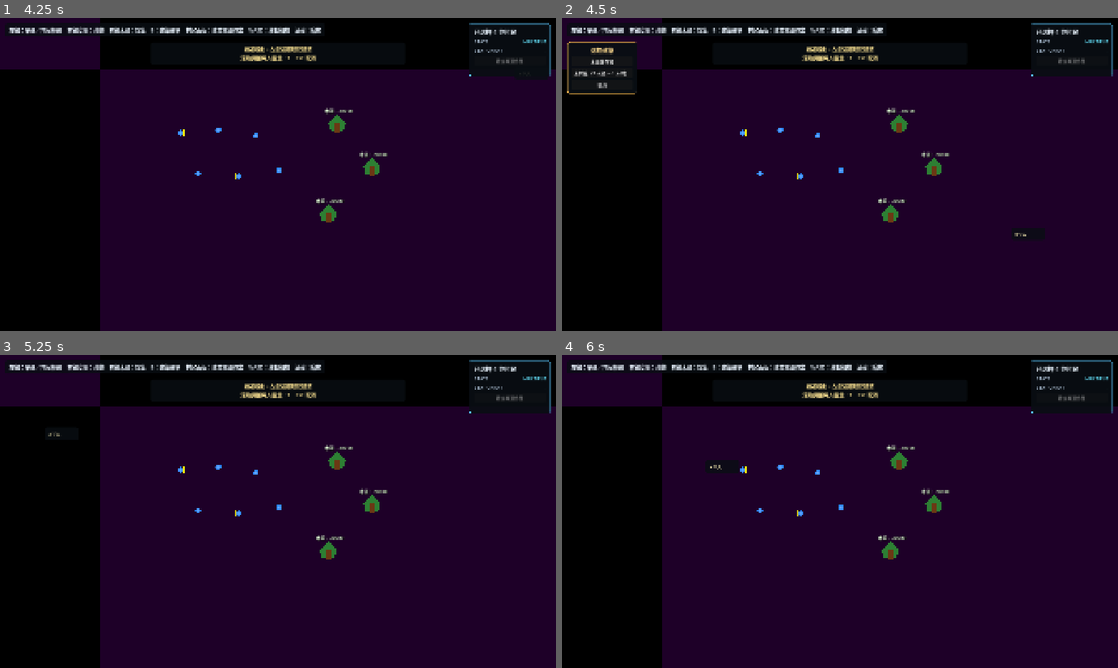
Above: before the commit, frames 1-4 (two rows, left to right).
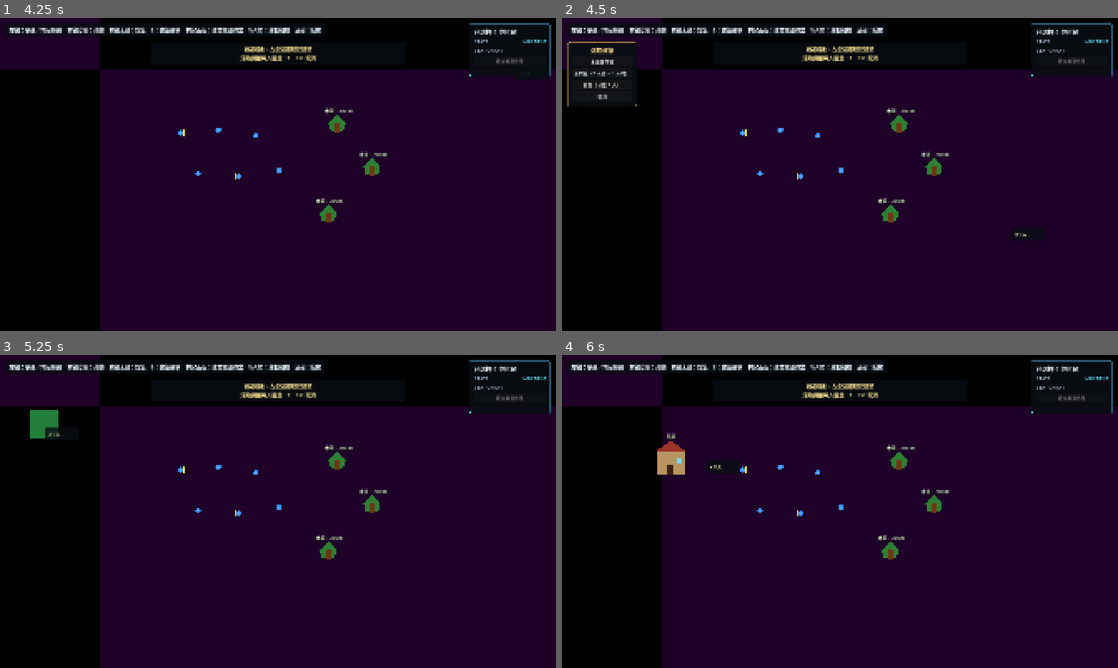
Above: after the commit, the same moments.

Repository: quittingjack/production_v3
Game: Godot game, scene res://scenes/main.tscn
The game is run twice, just before and just after one commit, with the same random seed, the same clock (stepped at 60 frames per second) and the same inputs.
Inputs (mouse positions are in pixels of both pictures, inside the frame that each line leads up to):
- Up to frame 1 (4.25 s): tap Enter at 0.5, 2.75 s; move the mouse to (400, 158) at 0.52 s; tap S (camera_down) at 0.6 s; click (400, 158) at 0.67 s; tap Space at 1.25 s; drag from (166, 190) to (250, 237) at 1.27 s; move the mouse to (333, 105) at 2.02 s; tap D (camera_right) at 2.1 s; click (333, 105) at 2.17 s; drag from (250, 237) to (111, 127) at 2.77 s; click "建立搬運作業" at 3.5 s
- Up to frame 2 (4.5 s): tap Space at 4.25 s; move the mouse to (1006, 221) at 4.27 s; tap B at 4.35 s; click (1006, 221) at 4.42 s
- Up to frame 3 (5.25 s): click (38, 420) at 5 s, where only the run after the commit has a clickable "房屋（可住 1 人）"
- Up to frame 4 (6 s): tap Enter at 5.75 s; drag from (673, 464) to (756, 433) at 5.77 s

Frame 1 is identical in both runs. In frame 2, 0.2% of the frame differs, in the area x 0-14%, y 20-29%; in frame 3, 0.4%; in frame 4, 0.5%, in the area x 17-23%, y 24-39%.

Commit message:
Add immigration mechanics with house integration and testing

Diff:
--- /dev/null
+++ b/scenes/house.tscn
@@ -0,0 +1,50 @@
+[gd_scene format=3]
+
+[ext_resource type="Script" path="res://scripts/house.gd" id="1_house"]
+
+[sub_resource type="RectangleShape2D" id="RectangleShape2D_house"]
+size = Vector2(96, 96)
+
+[node name="House" type="Node2D" groups=["buildings"]]
+script = ExtResource("1_house")
+obstacle_size = Vector2(32, 32)
+interaction_range_multiplier = 2.0
+
+[node name="Body" type="Polygon2D" parent="."]
+color = Color(0.72, 0.58, 0.38, 1)
+polygon = PackedVector2Array(-48, -32, 48, -32, 48, 48, -48, 48)
+
+[node name="Roof" type="Polygon2D" parent="."]
+z_index = 1
+color = Color(0.62, 0.2, 0.16, 1)
+polygon = PackedVector2Array(-56, -32, 0, -72, 56, -32)
+
+[node name="Door" type="Polygon2D" parent="."]
+z_index = 1
+color = Color(0.24, 0.13, 0.07, 1)
+polygon = PackedVector2Array(-11, 12, 11, 12, 11, 48, -11, 48)
+
+[node name="Window" type="Polygon2D" parent="."]
+z_index = 1
+color = Color(0.5, 0.82, 0.92, 1)
+polygon = PackedVector2Array(20, -12, 38, -12, 38, 8, 20, 8)
+
+[node name="StatusLabel" type="Label" parent="."]
+z_index = 2
+offset_left = -48.0
+offset_top = -100.0
+offset_right = 48.0
+offset_bottom = -76.0
+theme_override_colors/font_color = Color(0.92, 1, 0.82, 1)
+theme_override_colors/font_shadow_color = Color(0, 0, 0, 0.9)
+theme_override_constants/shadow_offset_x = 1
+theme_override_constants/shadow_offset_y = 1
+theme_override_font_sizes/font_size = 16
+text = "空屋"
+horizontal_alignment = 1
+
+[node name="StaticBody2D" type="StaticBody2D" parent="."]
+collision_layer = 2
+
+[node name="CollisionShape2D" type="CollisionShape2D" parent="StaticBody2D"]
+shape = SubResource("RectangleShape2D_house")
--- a/scenes/main.tscn
+++ b/scenes/main.tscn
@@ -6,6 +6,7 @@
 [ext_resource type="Script" uid="uid://vd6mjevw2eis" path="res://scripts/building_manager.gd" id="4_building"]
 [ext_resource type="PackedScene" uid="uid://b446t2rotidpl" path="res://scenes/wood_resource.tscn" id="5_resource"]
 [ext_resource type="Script" uid="uid://he8omt5eoimf" path="res://scripts/selected_villager_ui.gd" id="6_villager_ui"]
+[ext_resource type="Script" path="res://scripts/immigration_manager.gd" id="7_immigration"]
 
 [sub_resource type="PlaceholderTexture2D" id="PlaceholderTexture2D_sugp2"]
 
@@ -126,6 +127,13 @@
 z_index = 20
 script = ExtResource("4_building")
 
+[node name="ImmigrationManager" type="Node" parent="."]
+script = ExtResource("7_immigration")
+villager_scene = ExtResource("1_0wfyh")
+villagers_path = NodePath("../Villagers")
+building_manager_path = NodePath("../BuildingManager")
+notification_label_path = NodePath("../Interface/ImmigrationNotification")
+
 [node name="Interface" type="CanvasLayer" parent="." unique_id=1838611413]
 
 [node name="Help" type="Label" parent="Interface" unique_id=255283850]
@@ -166,12 +174,29 @@
 theme_override_styles/normal = SubResource("StyleBoxFlat_help")
 text = "x1/人"
 
+[node name="ImmigrationNotification" type="Label" parent="Interface"]
+visible = false
+anchors_preset = 10
+anchor_right = 1.0
+offset_left = 620.0
+offset_top = 18.0
+offset_right = -620.0
+offset_bottom = 62.0
+grow_horizontal = 2
+mouse_filter = 2
+theme_override_colors/font_color = Color(1, 0.9, 0.58, 1)
+theme_override_font_sizes/font_size = 20
+theme_override_styles/normal = SubResource("StyleBoxFlat_help")
+text = "新移民"
+horizontal_alignment = 1
+vertical_alignment = 1
+
 [node name="BuildingMenu" type="PanelContainer" parent="Interface"]
 visible = false
 offset_left = 18.0
 offset_top = 82.0
 offset_right = 260.0
-offset_bottom = 262.0
+offset_bottom = 306.0
 theme_override_styles/panel = SubResource("StyleBoxFlat_building_menu")
 
 [node name="MenuContent" type="VBoxContainer" parent="Interface/BuildingMenu"]
@@ -192,6 +217,10 @@
 [node name="FactoryButton" type="Button" parent="Interface/BuildingMenu/MenuContent"]
 layout_mode = 2
 text = "木材廠（5 木頭 → 1 木材）"
+
+[node name="HouseButton" type="Button" parent="Interface/BuildingMenu/MenuContent"]
+layout_mode = 2
+text = "房屋（可住 1 人）"
 
 [node name="CancelButton" type="Button" parent="Interface/BuildingMenu/MenuContent"]
 layout_mode = 2
--- a/scripts/building_manager.gd
+++ b/scripts/building_manager.gd
@@ -1,7 +1,10 @@
 extends Node2D
+
+signal building_placed(building: Node2D)
 
 const BUILDING_SCENE := preload("res://scenes/building.tscn")
 const FACTORY_SCENE := preload("res://scenes/factory.tscn")
+const HOUSE_SCENE := preload("res://scenes/house.tscn")
 const BUILDING_SIZE := Vector2(96.0, 96.0)
 const FACTORY_SIZE := Vector2(128.0, 96.0)
 const GRID_SIZE := 32.0
@@ -16,6 +19,7 @@
 @onready var building_menu: PanelContainer = $"../Interface/BuildingMenu"
 @onready var storage_button: Button = $"../Interface/BuildingMenu/MenuContent/StorageButton"
 @onready var factory_button: Button = $"../Interface/BuildingMenu/MenuContent/FactoryButton"
+@onready var house_button: Button = $"../Interface/BuildingMenu/MenuContent/HouseButton"
 @onready var cancel_button: Button = $"../Interface/BuildingMenu/MenuContent/CancelButton"
 
 var _is_placing := false
@@ -34,6 +38,9 @@
 	)
 	factory_button.pressed.connect(
 		_start_placement.bind(FACTORY_SCENE, FACTORY_SIZE)
+	)
+	house_button.pressed.connect(
+		_start_placement.bind(HOUSE_SCENE, BUILDING_SIZE)
 	)
 	cancel_button.pressed.connect(_close_building_menu)
 	_rebuild_navigation()
@@ -125,6 +132,7 @@
 	buildings.add_child(building)
 	_cancel_placement()
 	_rebuild_navigation()
+	building_placed.emit(building)
 
 
 func request_navigation_rebuild() -> void:
--- /dev/null
+++ b/scripts/house.gd
@@ -0,0 +1,28 @@
+class_name House
+extends InteractionSlotHost
+
+var _resident: Villager
+
+
+func _ready() -> void:
+	super._ready()
+	add_to_group(&"houses")
+	_update_status_label()
+
+
+func is_vacant() -> bool:
+	return not is_instance_valid(_resident)
+
+
+func assign_villager(villager: Villager) -> void:
+	if not is_vacant() or not is_instance_valid(villager):
+		return
+	_resident = villager
+	_update_status_label()
+
+
+func _update_status_label() -> void:
+	var status_label := get_node_or_null("StatusLabel") as Label
+	if not status_label:
+		return
+	status_label.text = "空屋" if is_vacant() else "已入住"
--- /dev/null
+++ b/scripts/immigration_manager.gd
@@ -0,0 +1,116 @@
+class_name ImmigrationManager
+extends Node
+
+@export var immigration_interval := 60.0
+@export var minimum_immigrants := 1
+@export var maximum_immigrants := 5
+@export var entrance_position := Vector2(-1280.0, 320.0)
+@export var spawn_spacing := 48.0
+@export var confirmation_duration := 3.0
+@export var villager_scene: PackedScene
+@export var villagers_path: NodePath
+@export var building_manager_path: NodePath
+@export var notification_label_path: NodePath
+
+@onready var villagers: Node2D = get_node(villagers_path)
+@onready var building_manager: Node = get_node(building_manager_path)
+@onready var notification_label: Label = get_node(notification_label_path)
+
+var _time_until_next_wave := 0.0
+var _waiting_immigrants := 0
+var _confirmation_time_left := 0.0
+var _random := RandomNumberGenerator.new()
+
+
+func _ready() -> void:
+	_random.randomize()
+	_time_until_next_wave = maxf(immigration_interval, 0.0)
+	notification_label.hide()
+	building_manager.building_placed.connect(_on_building_placed)
+
+
+func _process(delta: float) -> void:
+	if _waiting_immigrants > 0:
+		_try_accept_waiting_immigrants()
+		return
+
+	if _confirmation_time_left > 0.0:
+		_confirmation_time_left = maxf(_confirmation_time_left - delta, 0.0)
+		if _confirmation_time_left <= 0.0:
+			notification_label.hide()
+
+	_time_until_next_wave = maxf(_time_until_next_wave - delta, 0.0)
+	if _time_until_next_wave <= 0.0:
+		_begin_immigration_wave()
+
+
+func _begin_immigration_wave() -> void:
+	var minimum := maxi(minimum_immigrants, 1)
+	var maximum := maxi(maximum_immigrants, minimum)
+	_waiting_immigrants = _random.randi_range(minimum, maximum)
+	_confirmation_time_left = 0.0
+	_update_waiting_notification()
+	_try_accept_waiting_immigrants()
+
+
+func _try_accept_waiting_immigrants() -> void:
+	if _waiting_immigrants <= 0:
+		return
+
+	var vacant_houses := _get_vacant_houses()
+	if vacant_houses.size() < _waiting_immigrants:
+		_update_waiting_notification(vacant_houses.size())
+		return
+
+	var accepted_count := _waiting_immigrants
+	for index in accepted_count:
+		var villager := villager_scene.instantiate() as Villager
+		if not villager:
+			push_error("ImmigrationManager requires a Villager scene.")
+			return
+		villager.position = _get_spawn_position(index, accepted_count)
+		villagers.add_child(villager)
+		vacant_houses[index].assign_villager(villager)
+
+	_waiting_immigrants = 0
+	_time_until_next_wave = maxf(immigration_interval, 0.0)
+	_confirmation_time_left = maxf(confirmation_duration, 0.0)
+	notification_label.text = "%d 位移民已加入村莊" % accepted_count
+	notification_label.show()
+
+
+func _get_vacant_houses() -> Array[House]:
+	var vacant_houses: Array[House] = []
+	for node in get_tree().get_nodes_in_group(&"houses"):
+		var house := node as House
+		if house and house.is_vacant():
+			vacant_houses.append(house)
+	return vacant_houses
+
+
+func _get_spawn_position(index: int, count: int) -> Vector2:
+	var columns := mini(count, 3)
+	var row := index / 3
+	var column := index % 3
+	var row_count := mini(columns, count - row * 3)
+	var row_width := (row_count - 1) * spawn_spacing
+	return entrance_position + Vector2(
+		column * spawn_spacing - row_width * 0.5,
+		row * spawn_spacing
+	)
+
+
+func _update_waiting_notification(vacant_count: int = -1) -> void:
+	if vacant_count < 0:
+		vacant_count = _get_vacant_houses().size()
+	var missing_houses := maxi(_waiting_immigrants - vacant_count, 0)
+	notification_label.text = "新移民：%d 人／尚缺 %d 棟房屋" % [
+		_waiting_immigrants,
+		missing_houses,
+	]
+	notification_label.show()
+
+
+func _on_building_placed(building: Node2D) -> void:
+	if building is House and _waiting_immigrants > 0:
+		_try_accept_waiting_immigrants()
--- /dev/null
+++ b/tests/immigration_smoke_test.gd
@@ -0,0 +1,41 @@
+extends SceneTree
+
+
+func _initialize() -> void:
+	call_deferred("_run_test")
+
+
+func _run_test() -> void:
+	var main_scene := load("res://scenes/main.tscn") as PackedScene
+	var house_scene := load("res://scenes/house.tscn") as PackedScene
+	var main := main_scene.instantiate()
+	var immigration_manager := main.get_node("ImmigrationManager")
+	var buildings := main.get_node("Buildings")
+
+	immigration_manager.immigration_interval = 0.05
+	immigration_manager.minimum_immigrants = 2
+	immigration_manager.maximum_immigrants = 2
+	immigration_manager.confirmation_duration = 0.05
+
+	for index in 2:
+		var house := house_scene.instantiate() as House
+		house.position = Vector2(-400.0 + index * 128.0, 600.0)
+		buildings.add_child(house)
+
+	root.add_child(main)
+	await create_timer(0.2).timeout
+
+	var villagers := get_nodes_in_group(&"villagers")
+	var houses := get_nodes_in_group(&"houses")
+	if villagers.size() != 8:
+		push_error("Expected 8 villagers, got %d." % villagers.size())
+		quit(1)
+		return
+	for node in houses:
+		var house := node as House
+		if house and house.is_vacant():
+			push_error("Expected every test house to be occupied.")
+			quit(1)
+			return
+
+	quit(0)
Not shown, added: scripts/house.gd.uid
Not shown, added: scripts/immigration_manager.gd.uid
Not shown, added: tests/immigration_smoke_test.gd.uid
